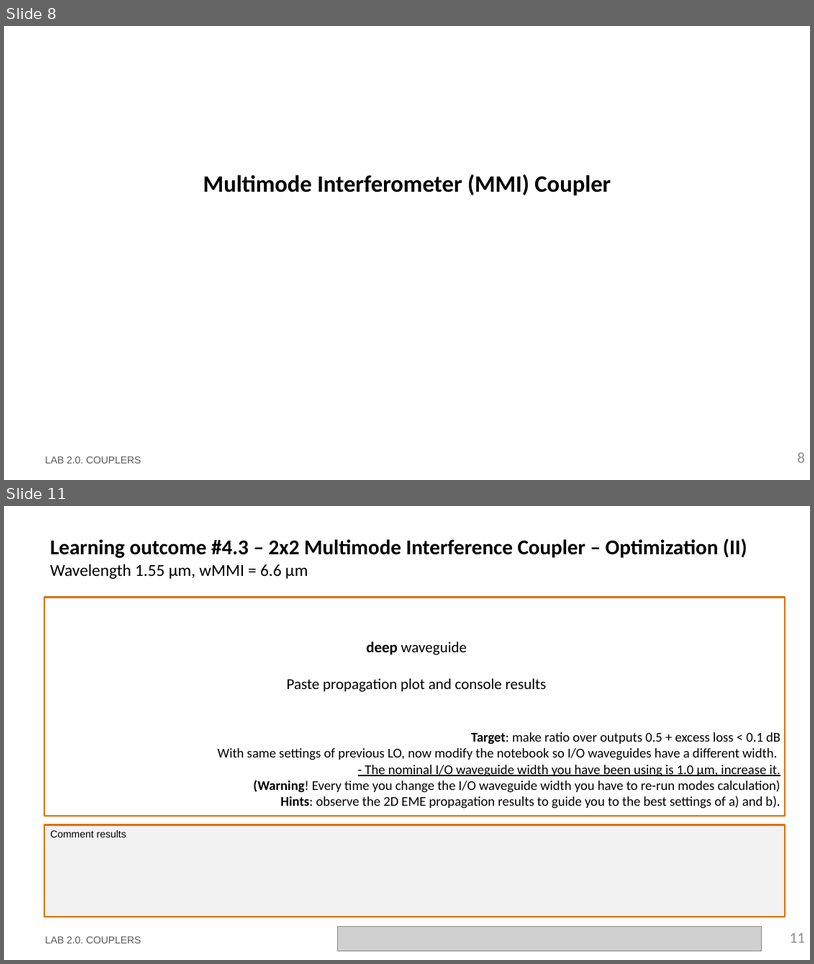
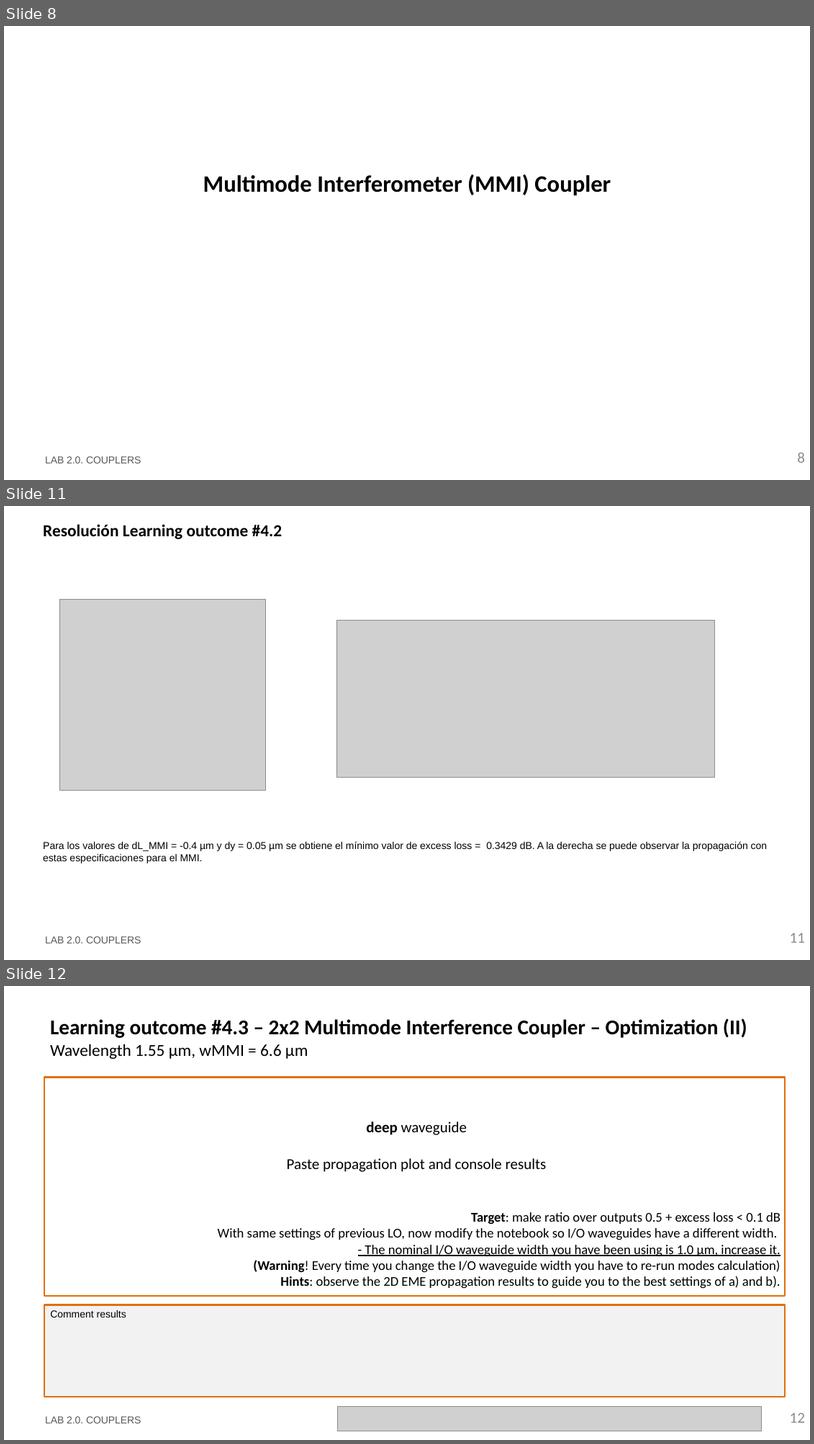
Before and after one commit to snacmuo/pic-upv-lab2, a slide deck: LabBook_20.pptx. Shown one above the other, each under a label of ours: slides 8 and 11 before the commit, slides 8, 11 and 12 after it; the slides between them are not shown. The pictures are 814x964 and 814x1444 pixels, drawn with LibreOffice and Linux fonts; fonts in the diff are those of the drawing; grey boxes stand for pictures; background and template pictures are left out. Boxes give left, top, right and bottom in pixels: in the first picture for what was removed or moved away, otherwise in the second. Text is boxed around its words. In the diff, an @@ line names an element or a change of style, - is before the commit and + after.

```diff
--- a/LabBook_20.pptx
+++ b/LabBook_20.pptx
@@ slide 11 added at <box>4,506,810,960</box>, background #FFFFFF @@
@@ title added at <box>43,524,282,539</box>, 20 pt, text #000000, bold @@
+Resolución Learning outcome #4.2
@@ picture added at <box>59,599,267,790</box> @@
@@ picture added at <box>337,620,715,777</box> @@
@@ text added at <box>43,841,768,863</box>, 12 pt, text #000000 @@
+Para los valores de dL_MMI = -0.4 µm y dy = 0.05 µm se obtiene el mínimo valor de excess loss = 0.3429 dB. A la derecha se puede observar la propagación con estas especificaciones para el MMI.
@@ text added at <box>45,936,141,943</box>, 12 pt, text #585858 @@
+LAB 2.0. COUPLERS
@@ page number added at <box>790,932,805,942</box>, 18 pt, text #8C8C8C @@
+11
@@ what was slide 11 is now slide 12 @@
@@ page number at <box>790,1412,805,1422</box>: text changed @@
-11
+12
```
Also in this commit, not shown: 3 slides changed, 1 other slide added, 1 other file.
